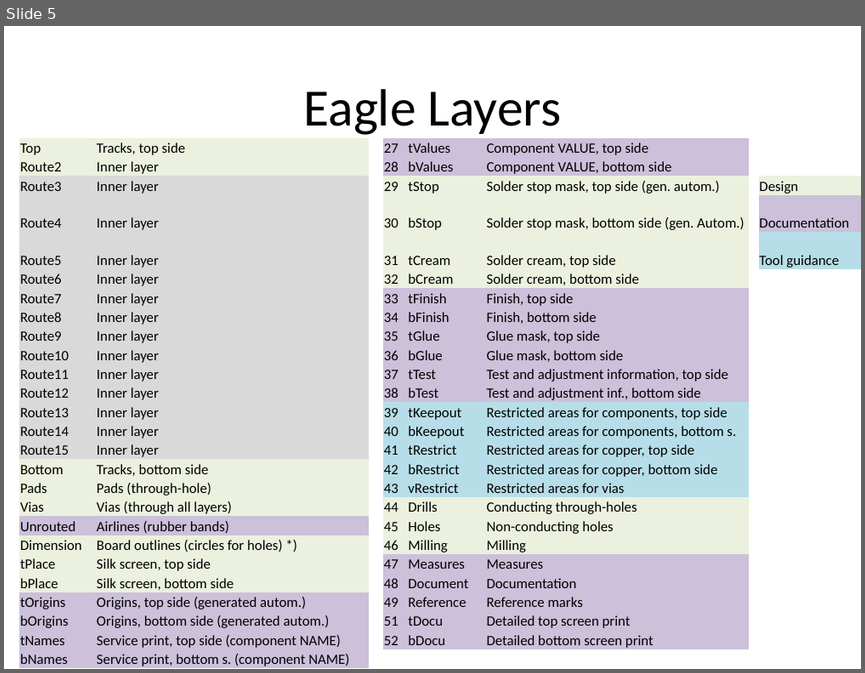
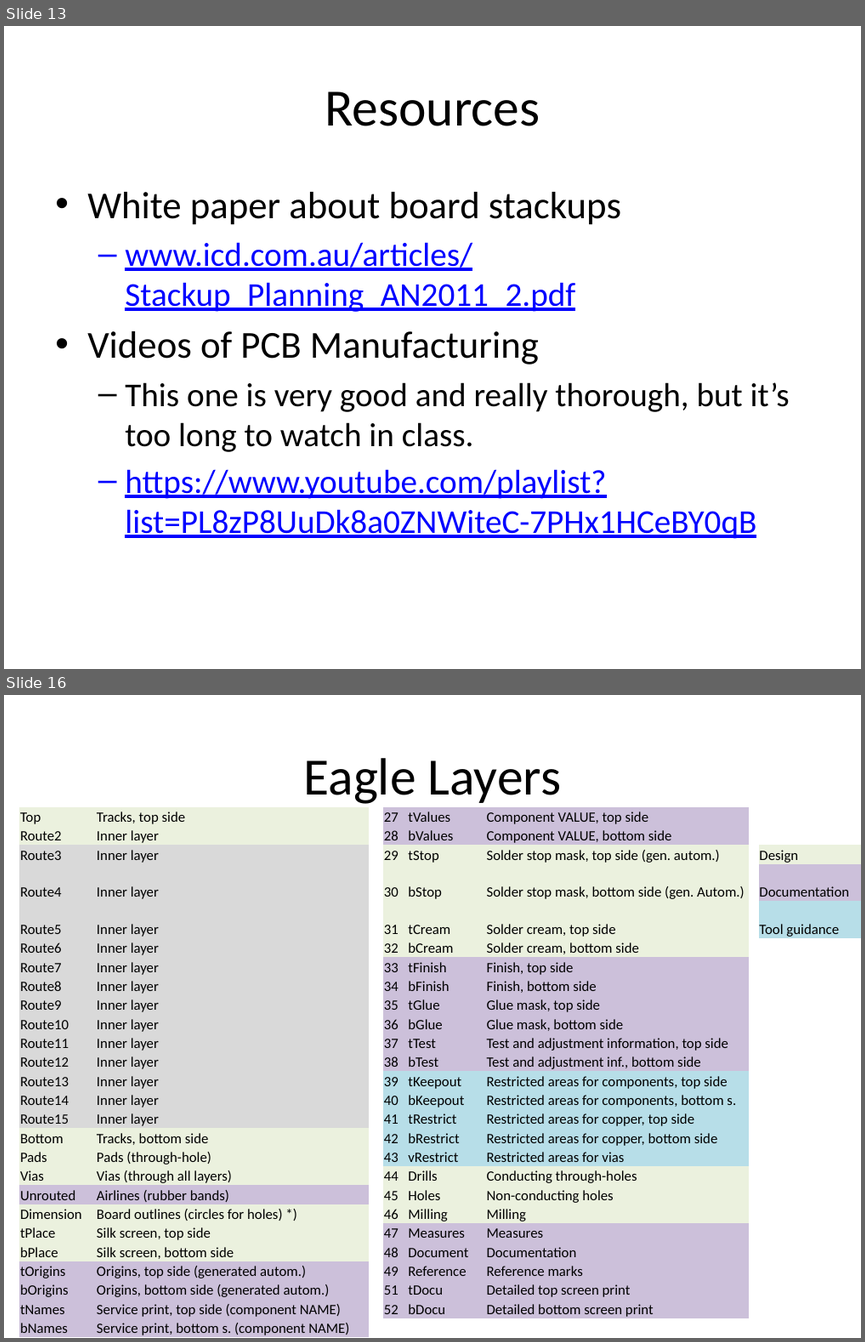
Before and after one commit to NVSL/QuadClass-Resources, a slide deck: Lecture Slides/02-Eagle-Part-1.pptx. Shown one above the other, each under a label of ours: slide 5 before the commit, slides 13 and 16 after it; the slides between them are not shown. The pictures are 865x673 and 865x1342 pixels, drawn with LibreOffice and Linux fonts; fonts in the diff are those of the drawing. Boxes give left, top, right and bottom in pixels: in the first picture for what was removed or moved away, otherwise in the second. Text is boxed around its words. In the diff, an @@ line names an element or a change of style, - is before the commit and + after.

```diff
--- a/Lecture Slides/02-Eagle-Part-1.pptx
+++ b/Lecture Slides/02-Eagle-Part-1.pptx
@@ slide 13 added at (x1=4, y1=26, x2=861, y2=669), background #FFFFFF @@
@@ title added at (x1=324, y1=91, x2=540, y2=126), 44 pt, text #000000 @@
+Resources
@@ text added at (x1=87, y1=192, x2=789, y2=539), 28 pt, text #0000FF, underline @@
+• White paper about board stackups
+  – www.icd.com.au/articles/Stackup_Planning_AN2011_2.pdf
+• Videos of PCB Manufacturing
+  – This one is very good and really thorough, but it’s too long to watch in class.
+  – https://www.youtube.com/playlist?list=PL8zP8UuDk8a0ZNWiteC-7PHx1HCeBY0qB
@@ what was slide 5 is now slide 16 @@
```
Also in this commit, not shown: 2 slides changed, 12 other slides added, 2 slides removed, 7 other files.
